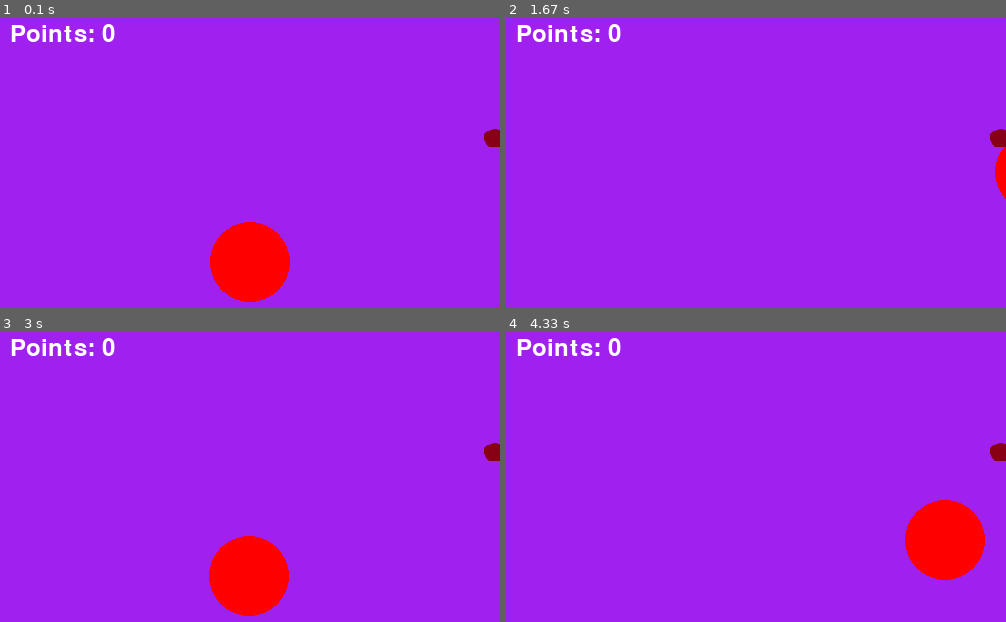
Above: before the commit, frames 1-4 (two rows, left to right).
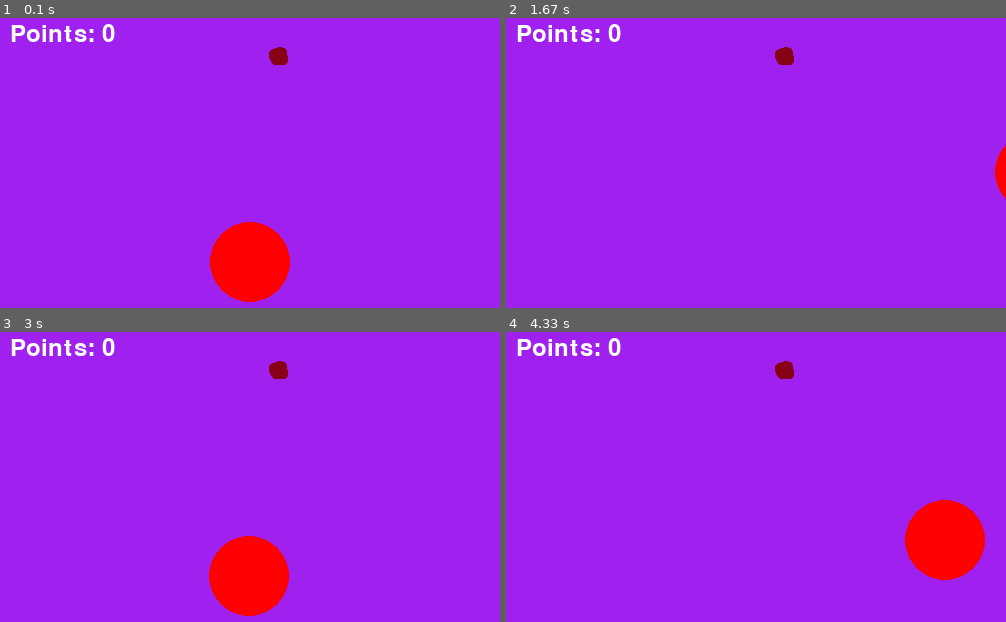
Above: after the commit, the same moments.

Repository: garv1908/first_pygame_project
Game: pygame game, started from pygame_test.py
The game is run twice, just before and just after one commit, with the same random seed, the same clock (stepped at 60 frames per second) and the same inputs.
Inputs:
- Up to frame 1 (0.1 s): no input
- Up to frame 2 (1.67 s): hold D 0.33-0.8 s; hold W 0.83-1.13 s; hold D 1.17-1.63 s
- Up to frame 3 (3 s): hold A 1.67-2.2 s; hold S 2.23-2.53 s; hold A 2.57-2.97 s
- Up to frame 4 (4.33 s): hold W 3-3.37 s; hold D 3.4-4.03 s; hold S from 4.07 s (still down)

The runs differ from the first frame. In frame 1, 0.4% of the frame differs, in the area x 53-100%, y 10-45%; in frame 2, 0.4%; in frame 3, 0.4%; in frame 4, 0.4%.

Commit message:
cleaned up pygame_test.py code

Diff:
--- a/pygame_test.py
+++ b/pygame_test.py
@@ -8,7 +8,9 @@
 
 screen = pygame.display.set_mode((500, 500))
 clock = pygame.time.Clock()
+
 def random_position():
+    """generates and returns a random x and y within the screen"""
     x = random.randint(0, screen.get_width())
     y = random.randint(0, screen.get_height())
     return x, y
@@ -18,14 +20,10 @@
     distance = sqrt((circle_center[0] - ball_center[0])**2 + (circle_center[1] - ball_center[1])**2)
     combined_radius = (circle_radius + ball_rect.width/2)
     return distance <= (combined_radius - ball_rect.width)
-    # circle_rect = pygame.Rect(circle_center[0] - circle_radius, circle_center[1] - circle_radius, circle_radius * 2, circle_radius * 2)
-    # return circle_rect.colliderect(ball_rect)
 
 def load_png(name):
-    """
-    Load image and return image object
-    """
-    fullname = os.path.join('images', name) # Assuming images are stored in a directory named 'images'
+    """loads image and return image object"""
+    fullname = os.path.join('images', name)
     try:
         image = pygame.image.load(fullname)
         if image.get_alpha() is None:
@@ -38,28 +36,29 @@
     return image, image.get_rect()
 
 def stayOnScreen(posX, posY, radius):
-        if posX - radius > screen.get_width():
-            posX = (posX - radius*2) - screen.get_width()
-        if posX + radius < 0:
-            posX = (posX + radius*2) + screen.get_width()
-        if posY - radius > screen.get_height():
-            posY = (posY - radius*2) - screen.get_height()
-        if posY + radius < 0:
-            posY = (posY + radius*2) + screen.get_height()
-        # if radius == 20:
-        #     ball.rect.center = (posX, posY)
+    """function allowing relocation of objects when they move
+        outside the screen.
 
-        return (posX, posY)
+        their x, y, and radius as input parameters
+
+        returns a new x and y position if parameters go
+        outside criteria"""
+    if posX - radius > screen.get_width():
+        posX = (posX - radius*2) - screen.get_width()
+    if posX + radius < 0:
+        posX = (posX + radius*2) + screen.get_width()
+    if posY - radius > screen.get_height():
+        posY = (posY - radius*2) - screen.get_height()
+    if posY + radius < 0:
+        posY = (posY + radius*2) + screen.get_height()
+    return (posX, posY)
 
 class Ball(pygame.sprite.Sprite):
     """A ball that will move across the screen
     Returns: ball object
-    Functions: update, calcnewpos
-    Attributes: area, vector"""
+    Functions: calcnewpos
+    Attributes: area,"""
 
-
-    # def __init__(self, vector):
-        # self.vector = vector
     def __init__(self):
         pygame.sprite.Sprite.__init__(self)
         self.image, self.rect = load_png('ball.png')
@@ -69,13 +68,6 @@
         xandy = random_position()
         self.rect.centerx = xandy[0]
         self.rect.centery = xandy[1]
-
-    # def update(self):
-    #     pass
-        # newpos = self.calcnewpos(self.rect, self.vector)
-        # print("New Position:", newpos)
-        # self.rect = newpos
-        # ball.rect.center = stayOnScreen(self.rect.centerx, self.rect.centery, 20)
 
     def calcnewpos(self, rect, vector):
         (angle, z) = vector
@@ -90,11 +82,13 @@
 def main():
     global player_pos
     global running
-    points = 0
+    running = True
     dt = 0
     radius = 40
+
+    points = 0
+
     player_pos = pygame.Vector2(screen.get_width() / 2, screen.get_height() / 2)
-    running = True
 
     ball = Ball()
     while running:
@@ -131,9 +125,8 @@
                 radius += 5
             if points % 25 == 0:
                 pygame.mixer.Sound(os.path.join('sounds', '8-bit-video-game-win-level-sound-version-1-145827.mp3')).play()
-            # if radius >= 250:
             if points % 100 == 0:
-                print("you win!!!!!!!!!")
+                print("You win!!!!!!!!!!")
                 pygame.mixer.Sound(os.path.join('sounds', 'celebration.mp3')).play()
 
         screen.blit(ball.image, ball.rect)
